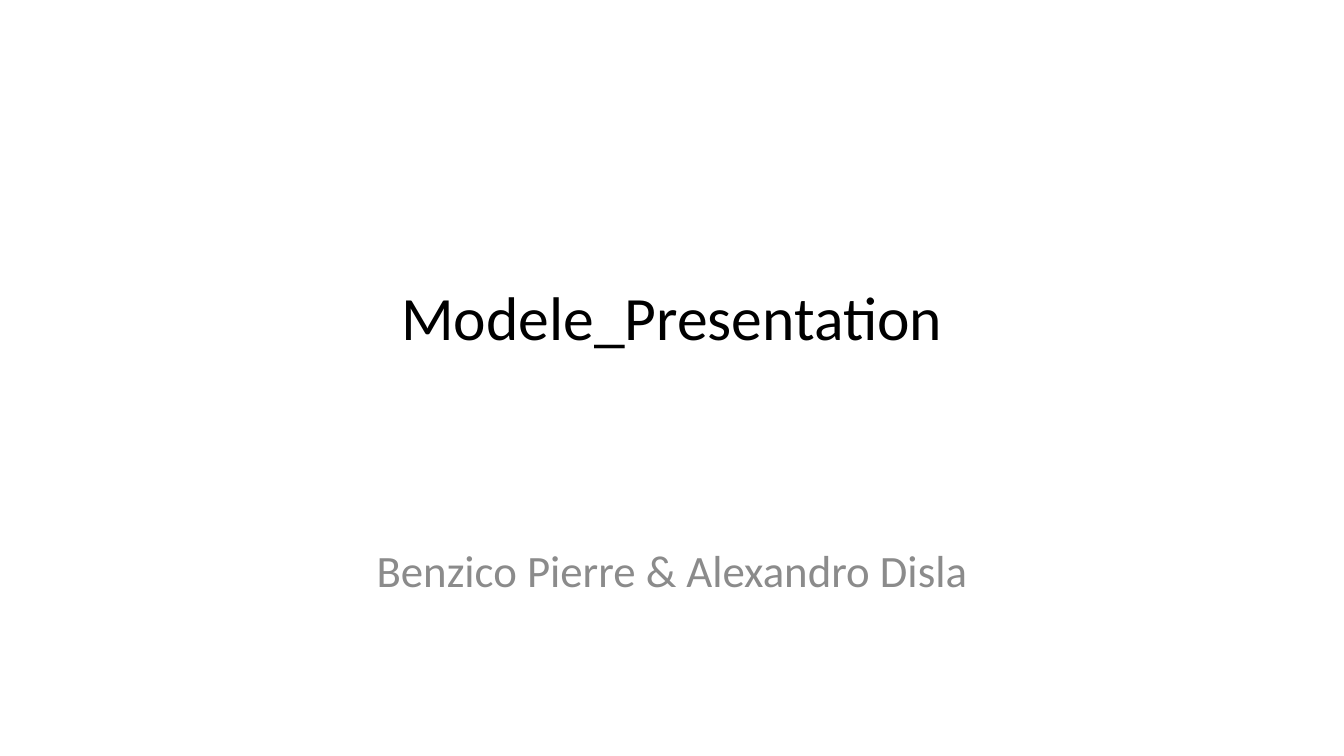
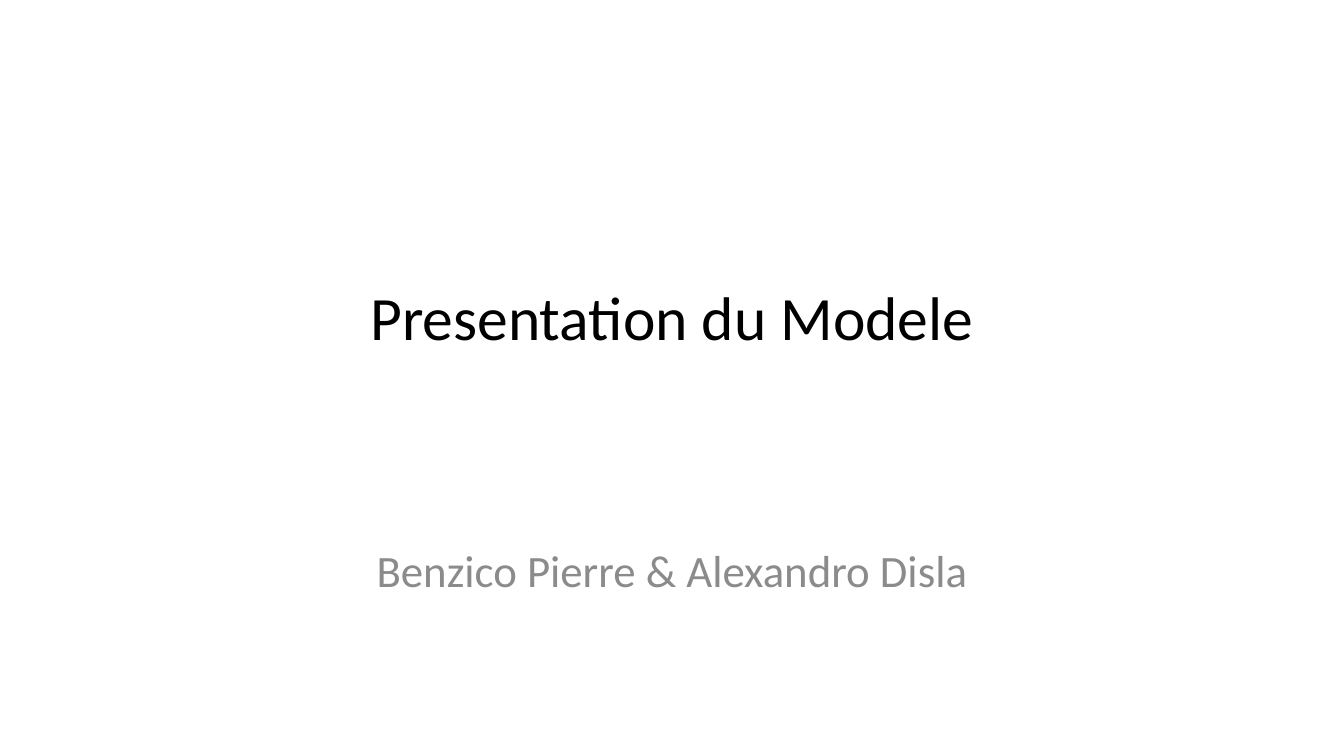
Before and after one commit to AD0791/Presentation_thesis, a slide deck: slide 1 of modele_presentation.pptx. Drawn at 1344x756 pixels with LibreOffice and Linux fonts; fonts in the diff are those of the drawing. Boxes give left, top, right and bottom in pixels: in the first picture for what was removed or moved away, otherwise in the second. Text is boxed around its words. In the diff, an @@ line names an element or a change of style, - is before the commit and + after.

```diff
--- a/modele_presentation.pptx
+++ b/modele_presentation.pptx
@@ title at bbox=[370, 297, 973, 341]: text changed @@
-Modele_Presentation
+Presentation du Modele
```
Also in this commit, not shown: 2 slides added, 2 other files.
